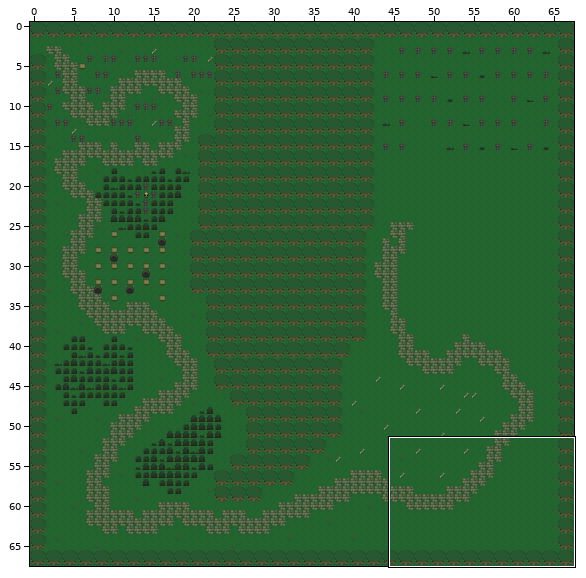
Tiled map -- core/assets/data/maps/graveyard_battle.tmx. The first picture is a wide view before the edit; the outline marks the close-up.
Close-up. Before the commit:
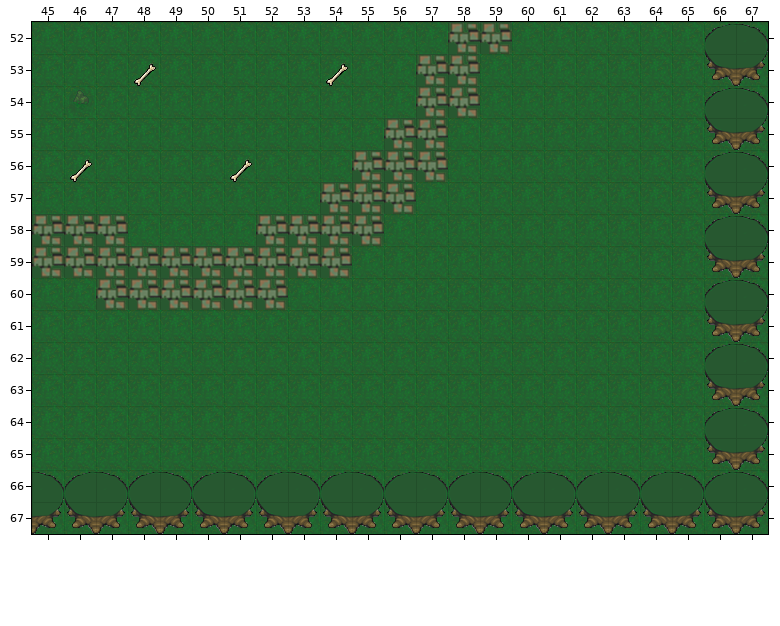
Cells are 32x32 px. Shown: x 45..67, y 52..67. The commit also changed other parts of the map, which this record leaves out.
New version:
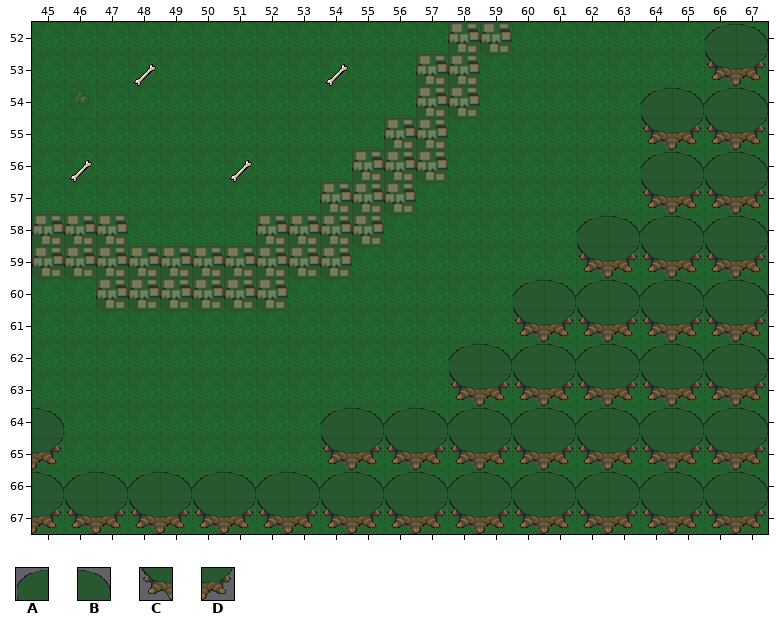
Key: from "graveyard": A 0, B 1, C 5, D 6.
_ is an empty cell.
Diff:
Layer "Hintergrund_Baum":
y 54: x 64..65 __ -> AB
y 55: x 64..65 __ -> CD
y 56: x 64..65 __ -> AB
y 57: x 64..65 __ -> CD
y 58: x 62..65 ____ -> ABAB
y 59: x 62..65 ____ -> CDCD
y 60: x 60..65 ______ -> ABABAB
y 61: x 60..65 ______ -> CDCDCD
y 62: x 58..65 ________ -> ABABABAB
y 63: x 58..65 ________ -> CDCDCDCD
y 64: x 45 _ -> B; x 54..65 ____________ -> ABABABABABAB
y 65: x 45 _ -> D; x 54..65 ____________ -> CDCDCDCDCDCD
Changed places in both close-ups, as pixel boxes (x1, y1, x2, y2):
added: (321, 88, 704, 470)
added: (32, 408, 64, 470)
